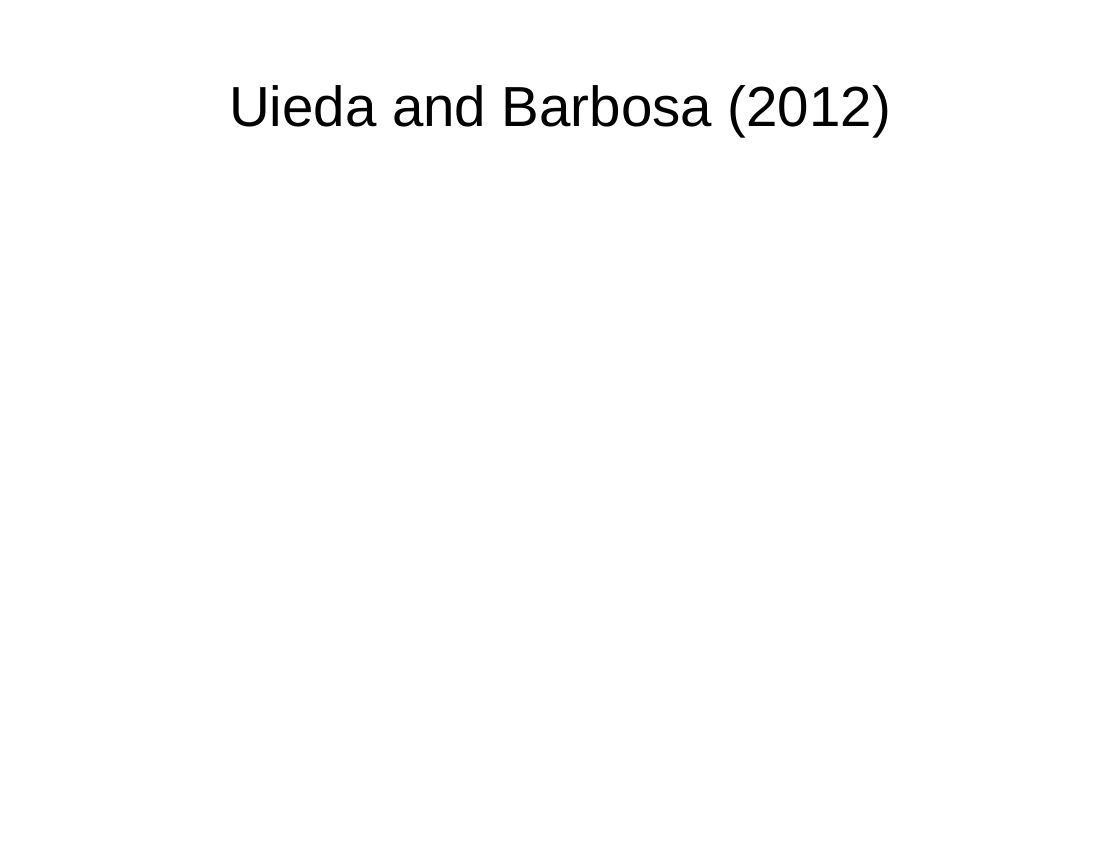
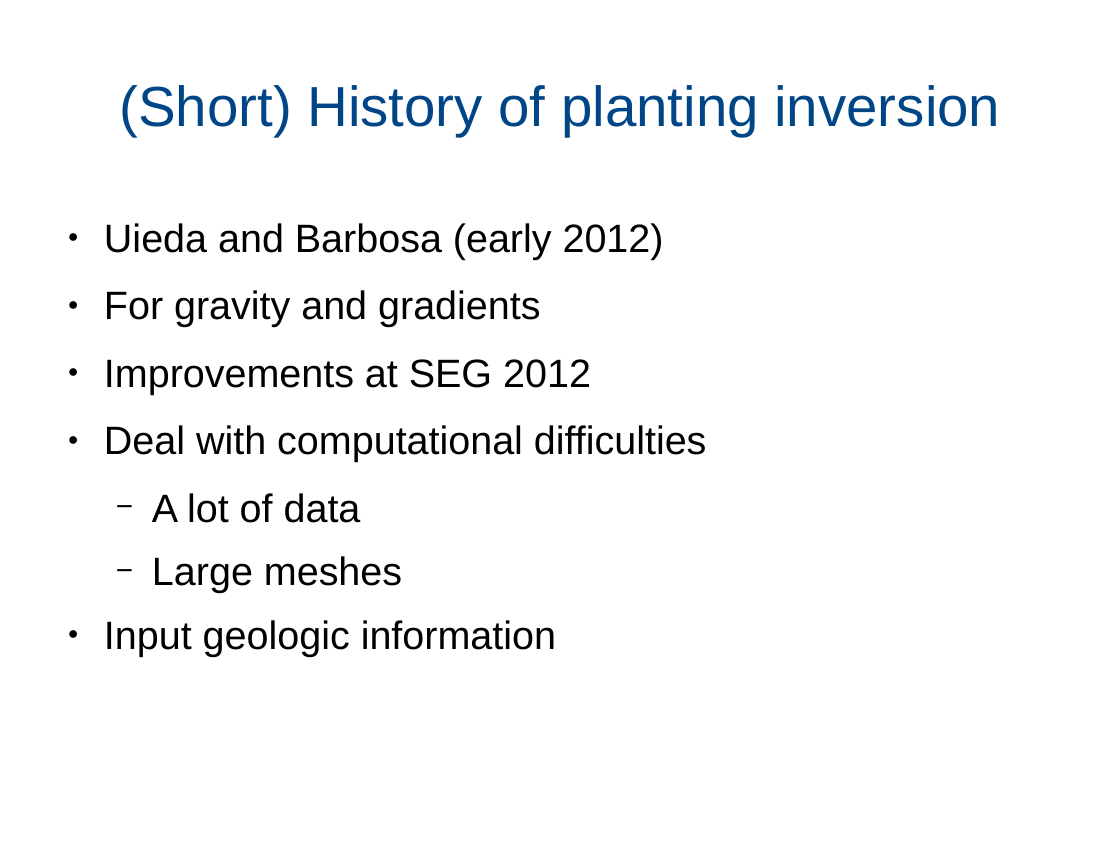
Before and after one commit to leouieda/agu-cancun2013, a slide deck: slide 4 of presentation/uieda_oliveirajr_barbosa.odp (slide 5 before the commit). Drawn at 1120x841 pixels with LibreOffice and Linux fonts; fonts in the diff are those of the drawing. Boxes give left, top, right and bottom in pixels: in the first picture for what was removed or moved away, otherwise in the second. Text is boxed around its words. In the diff, an @@ line names an element or a change of style, - is before the commit and + after.

```diff
--- a/presentation/uieda_oliveirajr_barbosa.odp
+++ b/presentation/uieda_oliveirajr_barbosa.odp
@@ title at [119, 85, 1000, 136]: text changed; text colour #000000 to #004586 @@
-Uieda and Barbosa (2012)
+(Short) History of planting inversion
@@ text added at [104, 223, 707, 656], 28 pt, text #000000 @@
+● Uieda and Barbosa (early 2012)
+● For gravity and gradients
+● Improvements at SEG 2012
+● Deal with computational difficulties
+  − A lot of data
+  − Large meshes
+● Input geologic information
```
Also in this commit, not shown: 3 slides added, 1 slide removed, 5 other files.
